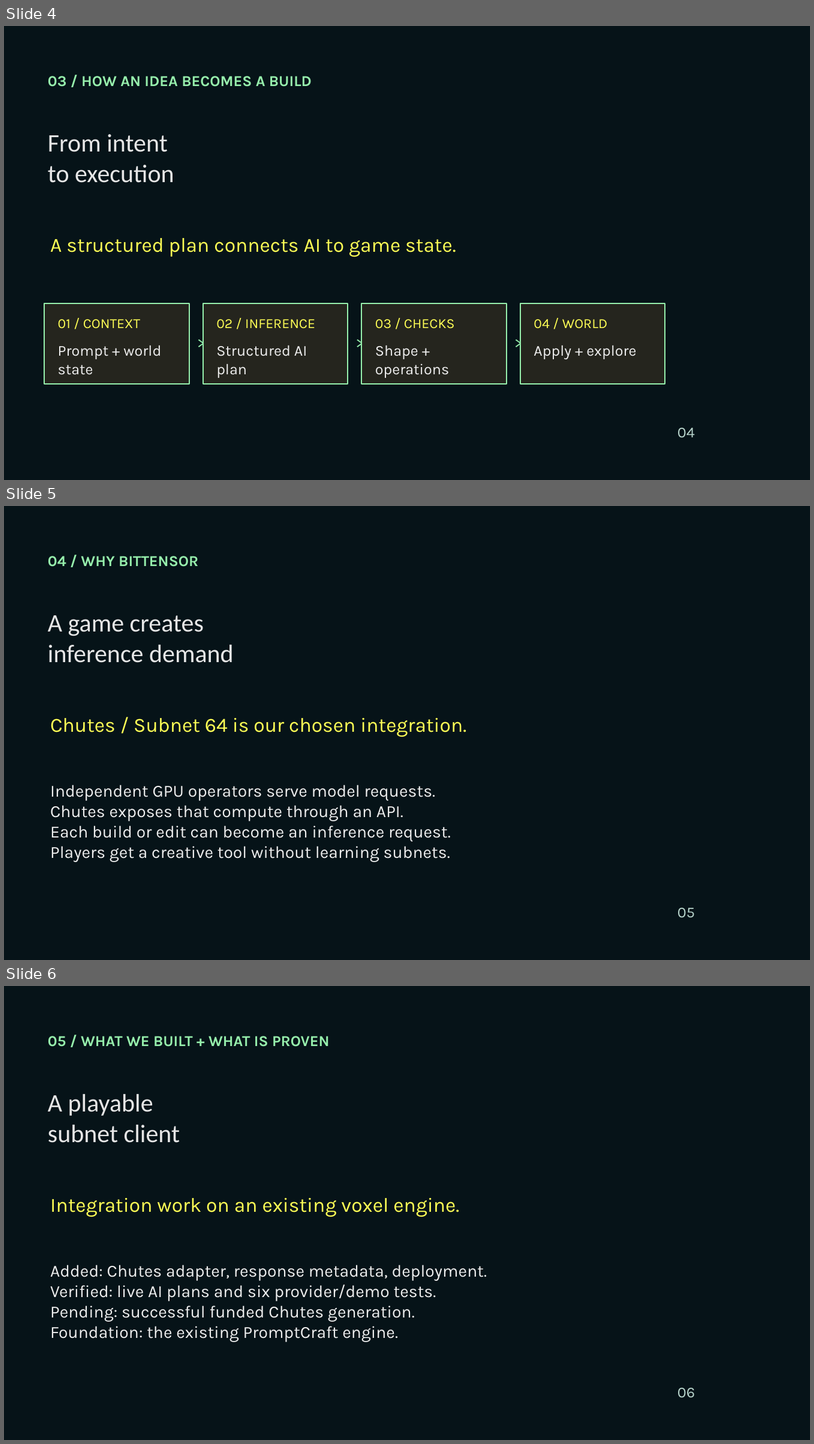
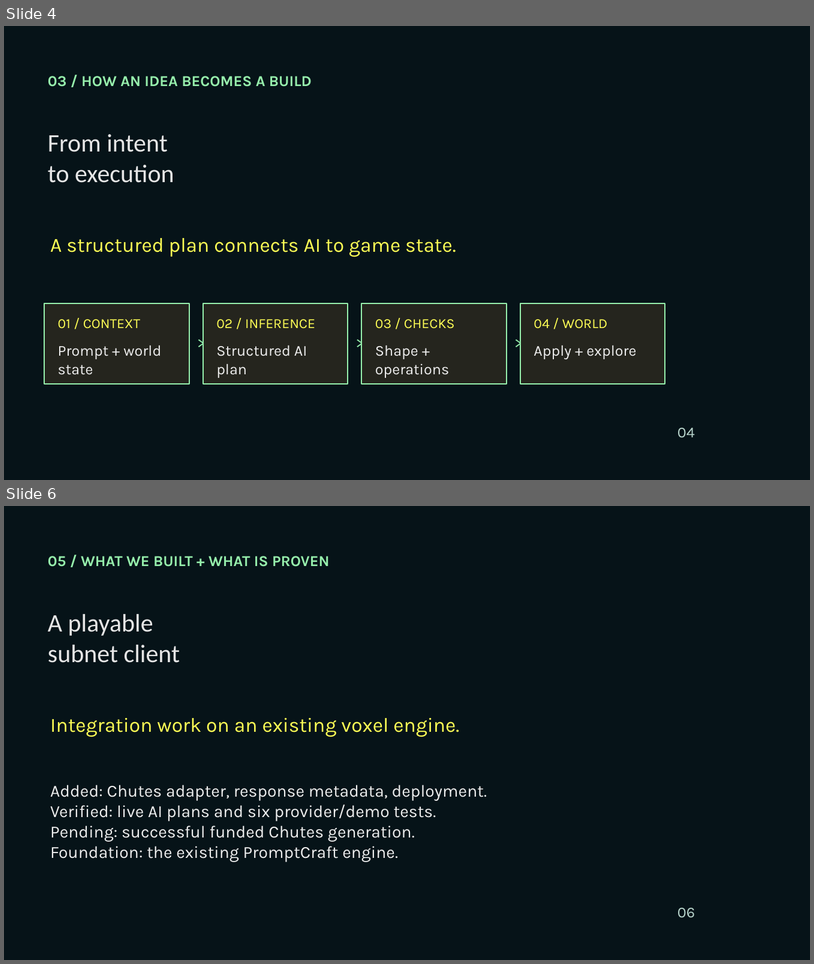
Before and after one commit to Nakshatra05/tensorcraft-bittensor, a slide deck: presentation/TensorCraft-Bittensor-Pitch.pptx. Shown one above the other, each under a label of ours: slides 4, 5 and 6 before the commit, slides 4 and 6 after it; the slides between them are not shown. The pictures are 814x1444 and 814x964 pixels, drawn with LibreOffice and Linux fonts; fonts in the diff are those of the drawing; background and template pictures are left out. Boxes give left, top, right and bottom in pixels: in the first picture for what was removed or moved away, otherwise in the second. Text is boxed around its words. In the diff, an @@ line names an element or a change of style, - is before the commit and + after.

Commit message:
Strengthen competitive positioning and Bittensor revenue model

```diff
--- a/presentation/TensorCraft-Bittensor-Pitch.pptx
+++ b/presentation/TensorCraft-Bittensor-Pitch.pptx
@@ slide 5 removed at box(4, 506, 810, 960), background picture (left out) @@
@@ text removed at box(48, 556, 198, 567) @@
-04 / WHY BITTENSOR
@@ text removed at box(48, 615, 234, 663) @@
-A game creates
-inference demand
@@ text removed at box(50, 718, 467, 737) @@
-Chutes / Subnet 64 is our chosen integration.
@@ text removed at box(50, 784, 451, 862) @@
-Independent GPU operators serve model requests.
-Chutes exposes that compute through an API.
-Each build or edit can become an inference request.
-Players get a creative tool without learning subnets.
@@ text removed at box(678, 907, 695, 918) @@
-05
```
Also in this commit, not shown: 6 slides changed, 3 slides added, 1 other slide removed.
